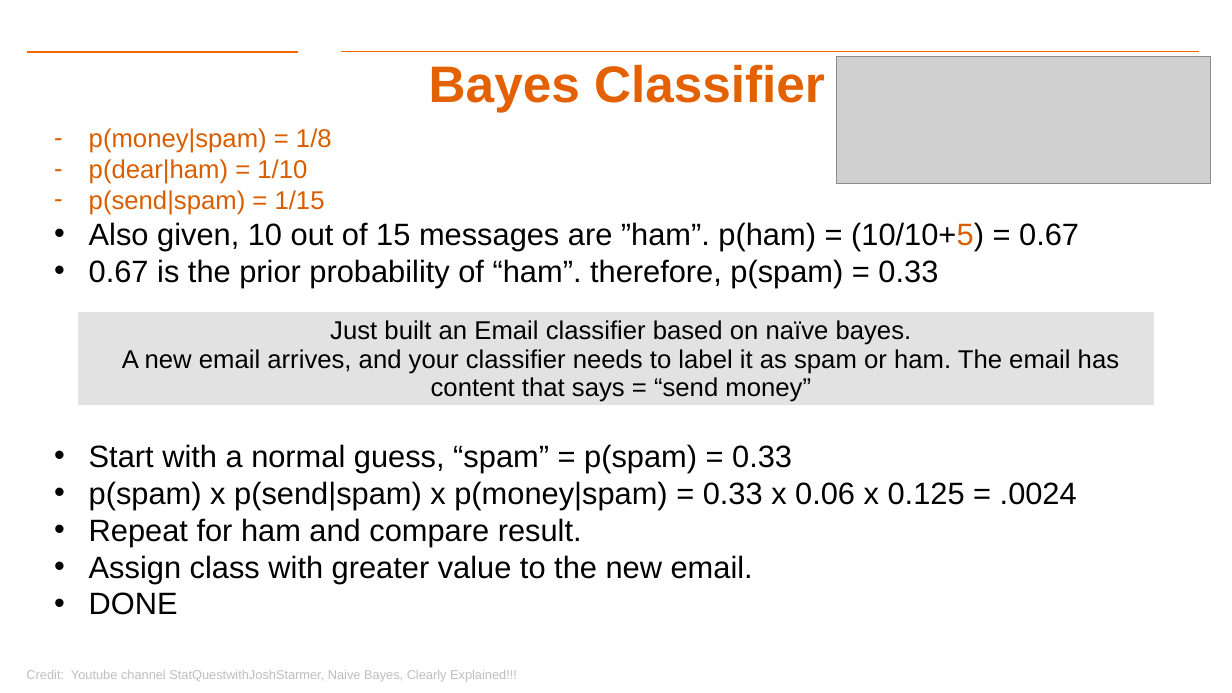
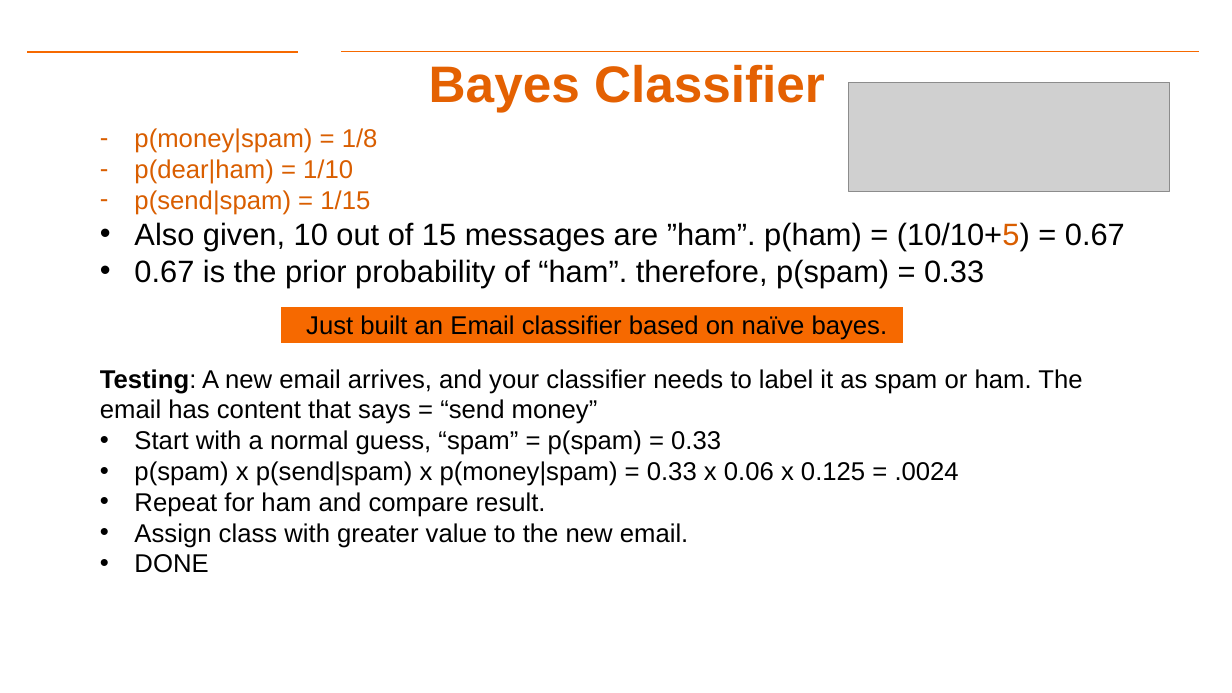
Before and after one commit to aiforsec/RIT-DSCI-633-FDS, a slide deck: slide 32 of Syllabus/Lecture02/Lec02.pptx (slide 29 before the commit). Drawn at 1232x693 pixels with LibreOffice and Linux fonts; fonts in the diff are those of the drawing; grey boxes stand for pictures; background and template pictures are left out. Boxes give left, top, right and bottom in pixels: in the first picture for what was removed or moved away, otherwise in the second. Text is boxed around its words. In the diff, an @@ line names an element or a change of style, - is before the commit and + after.

```diff
--- a/Syllabus/Lecture02/Lec02.pptx
+++ b/Syllabus/Lecture02/Lec02.pptx
@@ picture: place and size @@
-picture at (836,56,1211,184)
+picture at (848,82,1170,191)
@@ text "p(money|spam) = 1/8": place and size @@
-text "p(money|spam) = 1/8" at (89,128,1079,583)
+text "p(money|spam) = 1/8" at (100,128,1125,573)
@@ table at (281,307,904,347) @@
-row 1, column 1: Just built an Email classifier based on naïve bayes. / A new email arrives, and your classifier needs to label it as spam or ham. The email has content that says = “send money”
+row 1, column 1: Just built an Email classifier based on naïve bayes.
@@ fill #E2E2E2 to #F66900 in row 1, column 1 @@
@@ table: place and size @@
-table at (78,311,1155,413)
+table at (281,307,904,347)
@@ text at (100,369,1082,424): paragraph added @@
+Testing: A new email arrives, and your classifier needs to label it as spam or ham. The email has content that says = “send money”
@@ text at (134,430,959,573): size 24 to 20 pt in "Start with a normal guess, “spam” = ...", "p(spam) x p(send|spam) x p(money|spam) = 0.33 ...", "Repeat for ham and compare result.", "Assign class with greater value to the ..." and 1 more places @@
@@ text removed at (26,670,517,682) @@
-Credit: Youtube channel StatQuestwithJoshStarmer, Naive Bayes, Clearly Explained!!!
```
Also in this commit, not shown: 14 other slides changed, 7 slides added, 1 slide removed, 3 other files.
